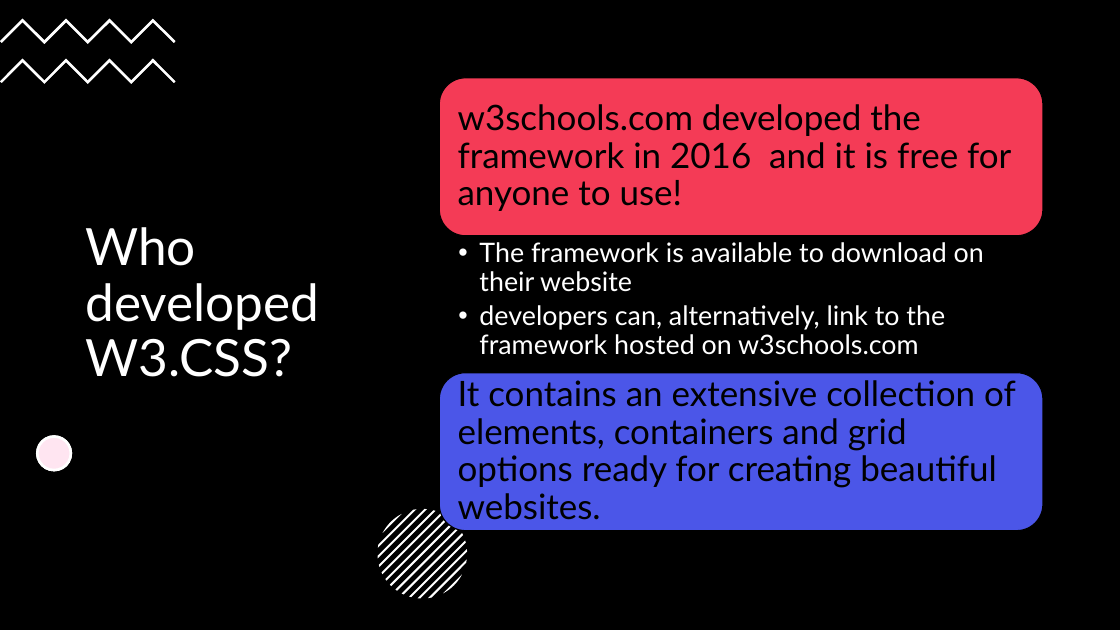
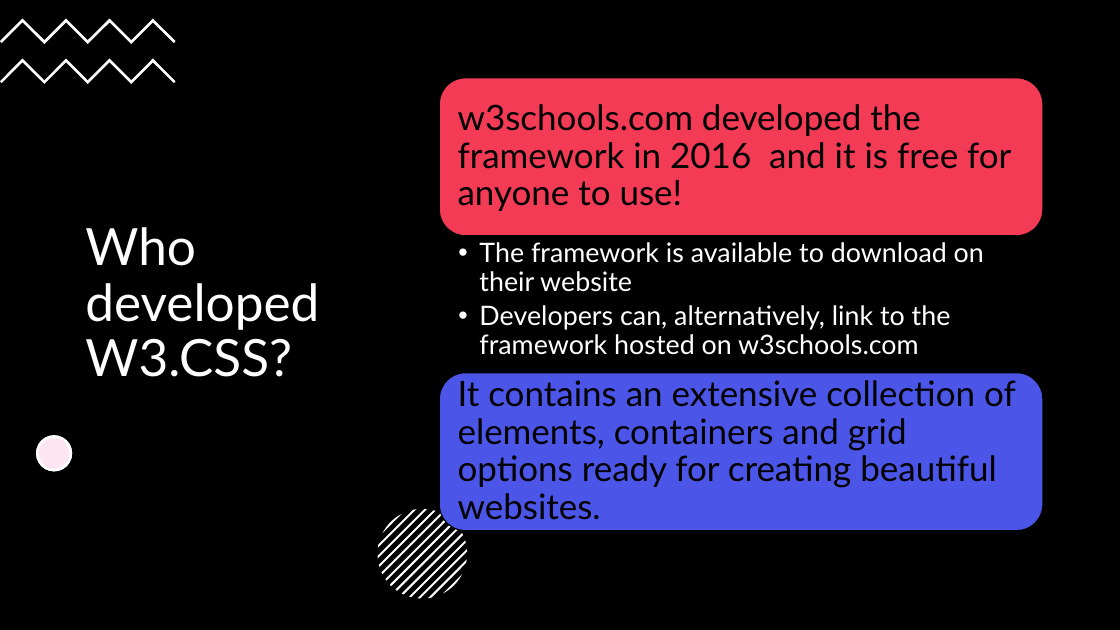
Before and after one commit to rphinizy/rphinizy-CIT-255-W3.CSS-Training-Module, a slide deck: slide 3 of Training-Module-Package/Training Module Presentation.pptx. Drawn at 1120x630 pixels with LibreOffice and Linux fonts; fonts in the diff are those of the drawing. Boxes give left, top, right and bottom in pixels: in the first picture for what was removed or moved away, otherwise in the second. Text is boxed around its words. In the diff, an @@ line names an element or a change of style, - is before the commit and + after.

```diff
--- a/Training-Module-Package/Training Module Presentation.pptx
+++ b/Training-Module-Package/Training Module Presentation.pptx
@@ text at [479,305,951,355]: text changed @@
-  • developers can, alternatively, link to the framework hosted on w3schools.com
+  • Developers can, alternatively, link to the framework hosted on w3schools.com
```
Also in this commit, not shown: 3 other slides changed.
